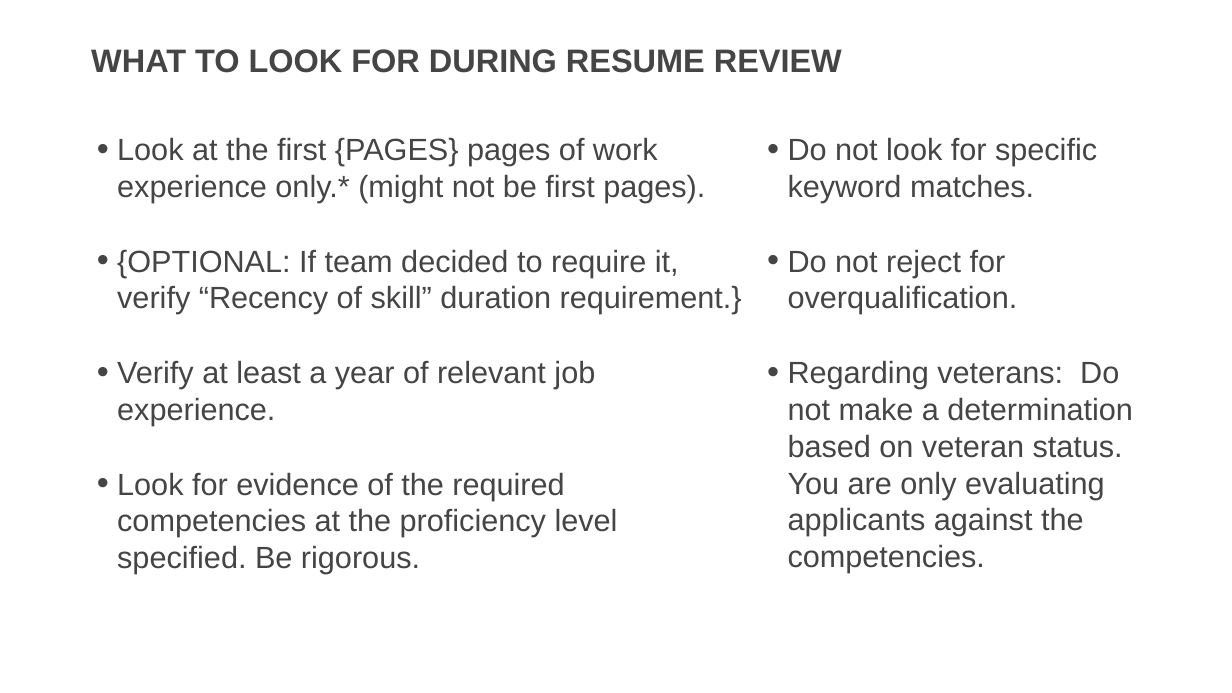
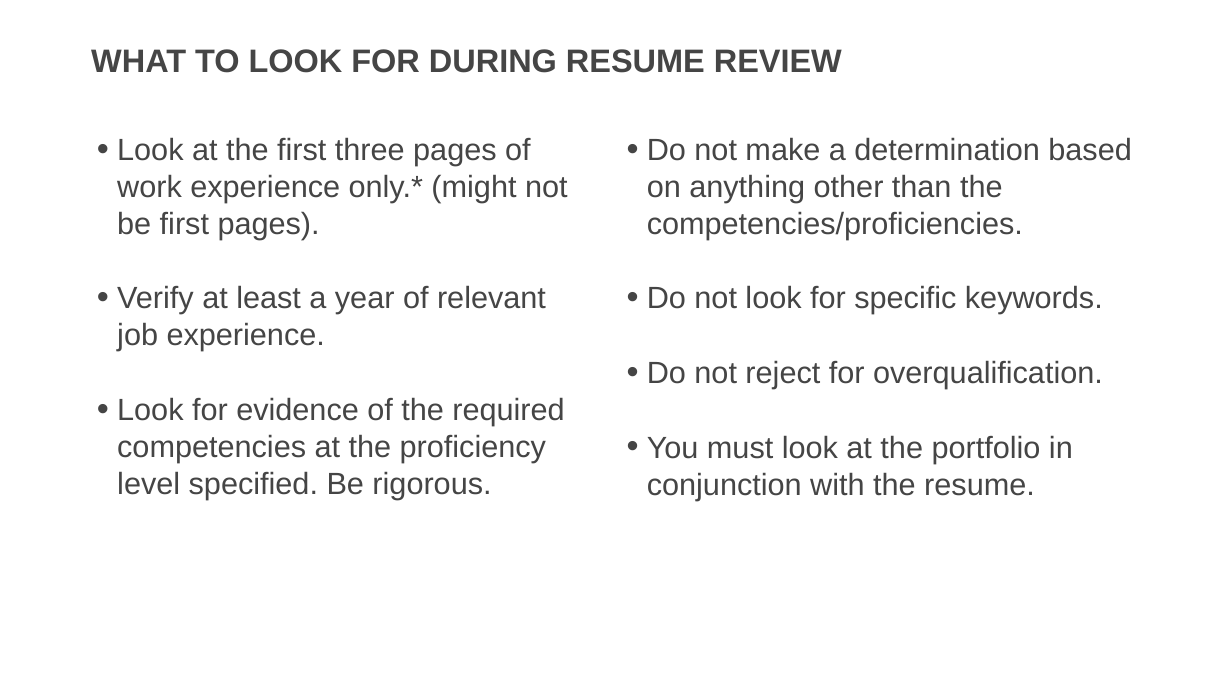
Before and after one commit to usds/SME-QA-Website, a slide deck: slide 6 of toolkit/reviewing-resumes/sme-training-resume-review.pptx. Drawn at 1232x693 pixels with LibreOffice and Linux fonts; fonts in the diff are those of the drawing. Boxes give left, top, right and bottom in pixels: in the first picture for what was removed or moved away, otherwise in the second. Text is boxed around its words. In the diff, an @@ line names an element or a change of style, - is before the commit and + after.

Commit message:
Update sme-training-resume-review.pptx
Update resume review template

```diff
--- a/toolkit/reviewing-resumes/sme-training-resume-review.pptx
+++ b/toolkit/reviewing-resumes/sme-training-resume-review.pptx
@@ text at (117,137,568,239): text changed @@
-• Look at the first {PAGES} pages of work experience only.* (might not be first pages).
-• {OPTIONAL: If team decided to require it, verify “Recency of skill” duration requirement.}
+• Look at the first three pages of work experience only.* (might not be first pages).
@@ text "Do not make a determination ...": place and size @@
-text "Do not make a determination ..." at (788,137,1133,573)
+text "Do not make a determination ..." at (647,137,1131,500)
@@ text at (647,137,1131,314): text changed @@
-• Do not look for specific keyword matches.
+• Do not make a determination based on anything other than the competencies/proficiencies.
+• Do not look for specific keywords.
@@ text at (647,435,1073,500): text changed @@
-• Regarding veterans: Do not make a determination based on veteran status. You are only evaluating applicants against the competencies.
+• You must look at the portfolio in conjunction with the resume.
```
Also in this commit, not shown: 20 other slides changed, 10 slides added, 2 slides removed.
